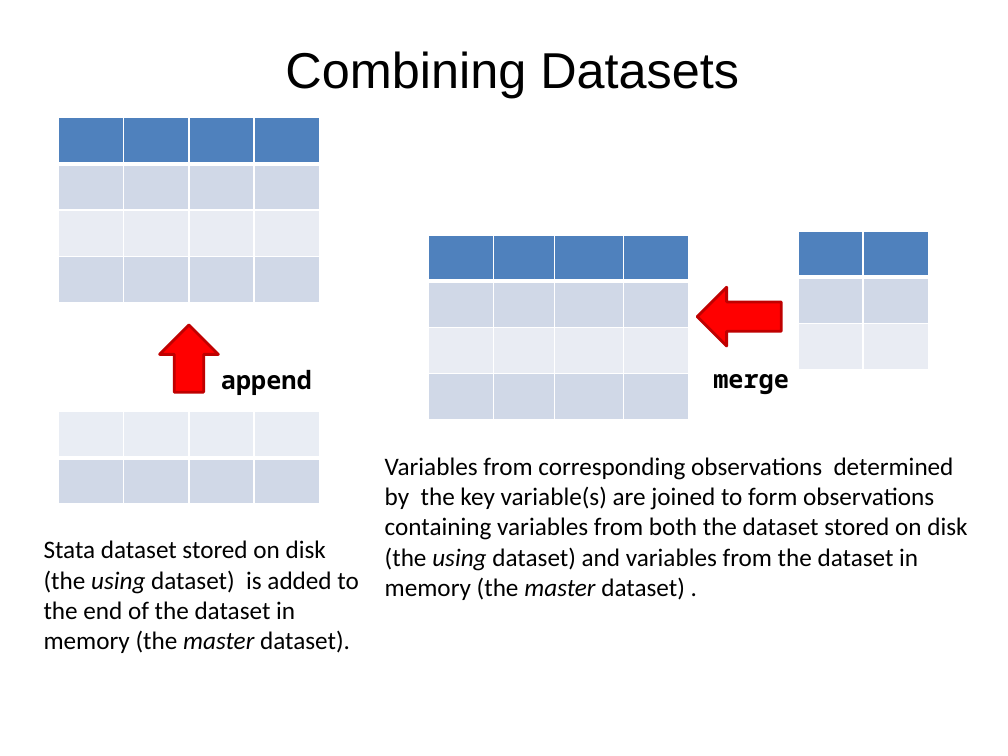
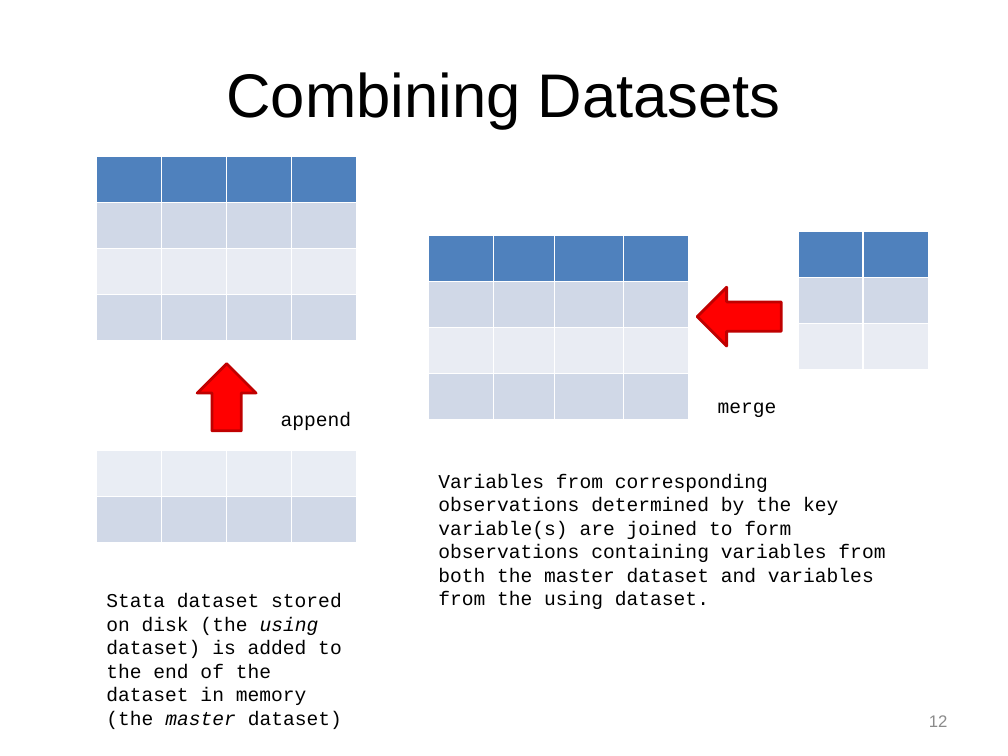
Before and after one commit to Chang-Y-Chung/dm, a slide deck: slide 13 of dm.pptx. Drawn at 1008x756 pixels with LibreOffice and Linux fonts; fonts in the diff are those of the drawing. Boxes give left, top, right and bottom in pixels: in the first picture for what was removed or moved away, otherwise in the second. Text is boxed around its words. In the diff, an @@ line names an element or a change of style, - is before the commit and + after.

Commit message:
edit dm on mac with limited number of fonts

```diff
--- a/dm.pptx
+++ b/dm.pptx
@@ title "Combining Datasets": place and size @@
-title "Combining Datasets" at <box>285,51,739,98</box>
+title "Combining Datasets" at <box>226,72,781,129</box>
@@ title "Combining Datasets" at <box>226,72,781,129</box>: size 36 to 44 pt; alignment left to centre; vertical alignment top to middle @@
@@ 2 tables, 1 up arrow: place and size @@
-2 tables, 1 up arrow at <box>58,118,321,504</box>
+2 tables, 1 up arrow at <box>97,156,359,543</box>
@@ text "merge": place and size @@
-text "merge" at <box>713,374,789,394</box>
+text "merge" at <box>718,402,777,417</box>
@@ text "merge" at <box>718,402,777,417</box>: size 18 to 14 pt, font Noto Sans Mono to Courier New, bold off @@
@@ text "append" at <box>281,412,352,430</box>: size 18 to 14 pt, font Noto Sans Mono to Courier New, bold off @@
@@ text "append": place and size @@
-text "append" at <box>221,370,312,395</box>
+text "append" at <box>281,412,352,430</box>
@@ text at <box>438,474,885,609</box>: text changed; size 18 to 14 pt; font Calibri to Courier New @@
-Variables from corresponding observations determined by the key variable(s) are joined to form observations containing variables from both the dataset stored on disk (the using dataset) and variables from the dataset in memory (the master dataset) .
+Variables from corresponding observations determined by the key variable(s) are joined to form observations containing variables from both the master dataset and variables from the using dataset.
@@ text at <box>106,593,342,729</box>: text changed; size 18 to 14 pt; font Calibri to Courier New @@
-Stata dataset stored on disk (the using dataset) is added to the end of the dataset in memory (the master dataset).
+Stata dataset stored on disk (the using dataset) is added to the end of the dataset in memory (the master dataset)
@@ page number added at <box>929,715,948,727</box>, 12 pt, text #8C8C8C @@
+12
```
Also in this commit, not shown: 23 other slides changed.
